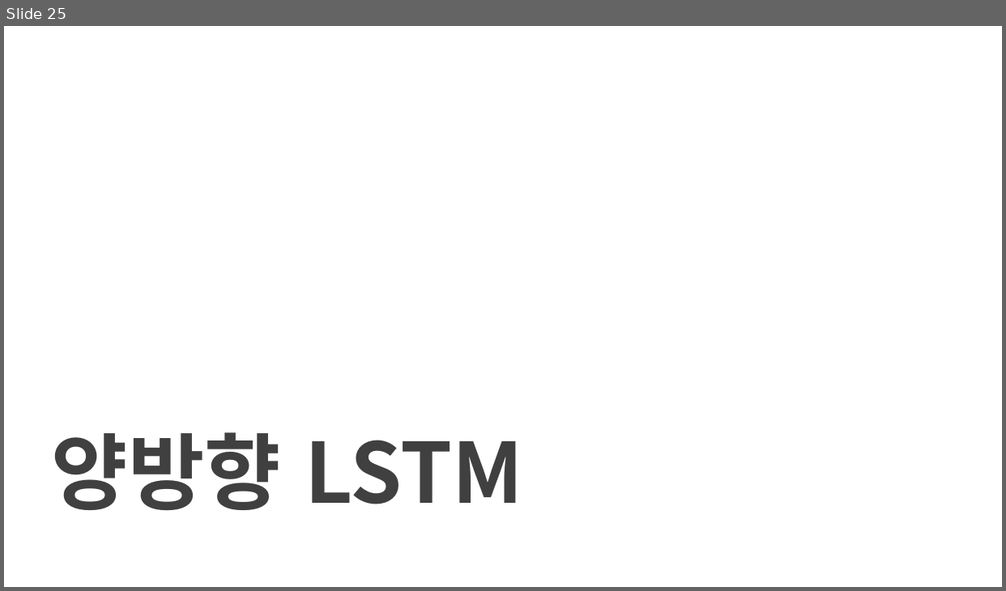
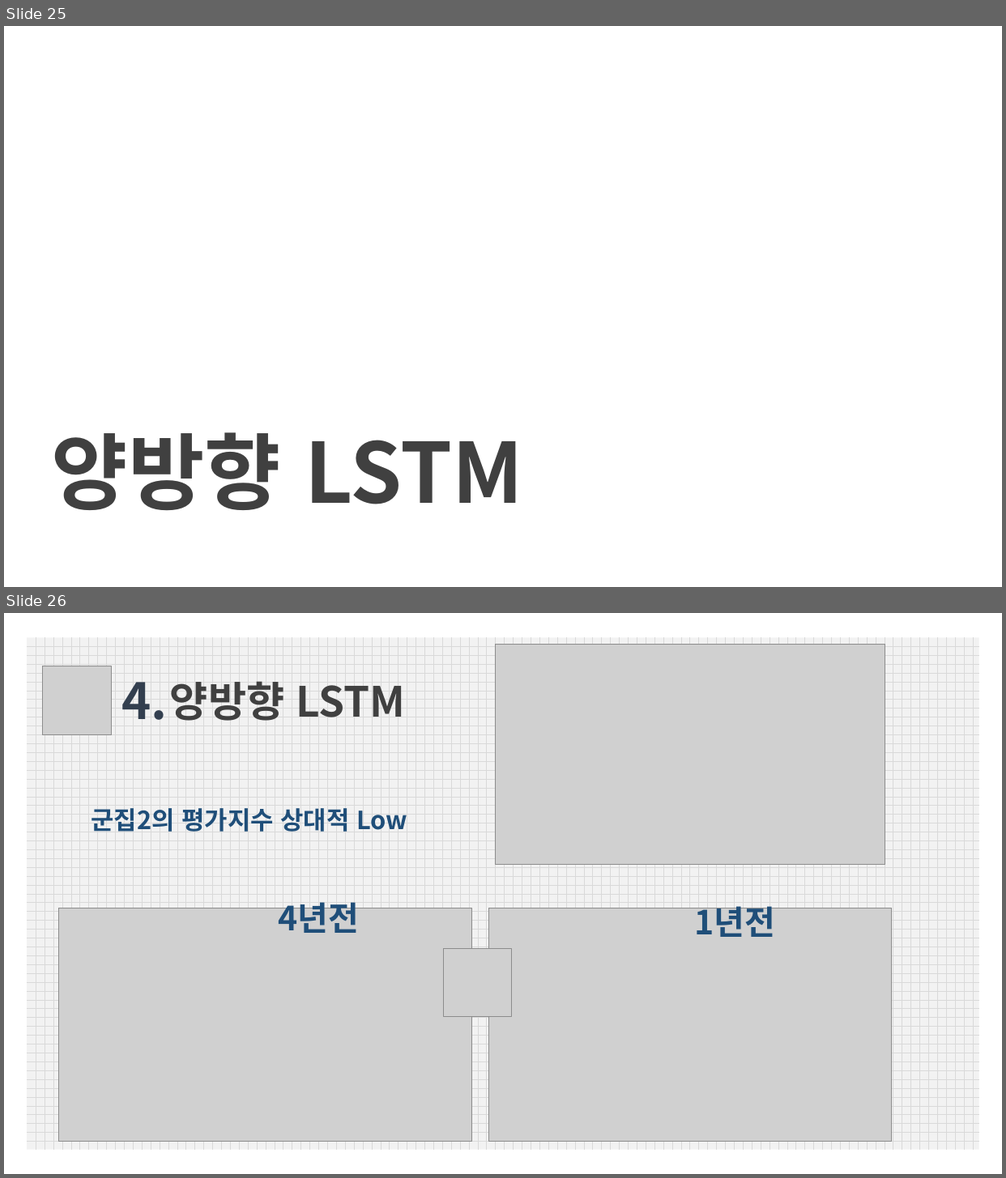
Before and after one commit to squirrelabbit/TIL, a slide deck: 퐈날프로젝트/경기도 부동산프로젝트.pptx. Shown one above the other, each under a label of ours: slide 25 before the commit, slides 25 and 26 after it. The pictures are 1006x591 and 1006x1178 pixels, drawn with LibreOffice and Linux fonts; fonts in the diff are those of the drawing; grey boxes stand for pictures; background and template pictures are left out. Boxes give left, top, right and bottom in pixels: in the first picture for what was removed or moved away, otherwise in the second. Text is boxed around its words. In the diff, an @@ line names an element or a change of style, - is before the commit and + after.

```diff
--- a/퐈날프로젝트/경기도 부동산프로젝트.pptx
+++ b/퐈날프로젝트/경기도 부동산프로젝트.pptx
@@ slide 26 added at box(4, 613, 1002, 1174), background #FFFFFF @@
@@ rectangle added at box(27, 637, 979, 1150), fill pattern #D9D9D9 on #F2F2F2 @@
@@ picture added at box(495, 644, 885, 865) @@
@@ picture added at box(42, 666, 112, 735) @@
@@ text added at box(121, 682, 167, 720), 48 pt, text #333F50, bold @@
+4.
@@ text added at box(170, 681, 406, 721), 40 pt, text #404040, bold @@
+양방향 LSTM
@@ text added at box(91, 808, 407, 832), 24 pt, text #1F4E79, bold @@
+군집2의 평가지수 상대적 Low
@@ text added at box(279, 902, 360, 933), 32 pt, text #1F4E79, bold @@
+4년전
@@ picture added at box(58, 908, 472, 1142) @@
@@ picture added at box(489, 908, 893, 1142) @@
@@ text added at box(694, 906, 775, 937), 32 pt, text #1F4E79, bold @@
+1년전
@@ picture added at box(444, 949, 513, 1017) @@
```
Also in this commit, not shown: 17 slides changed, 4 other slides added, 7 slides removed, 14 other files.
